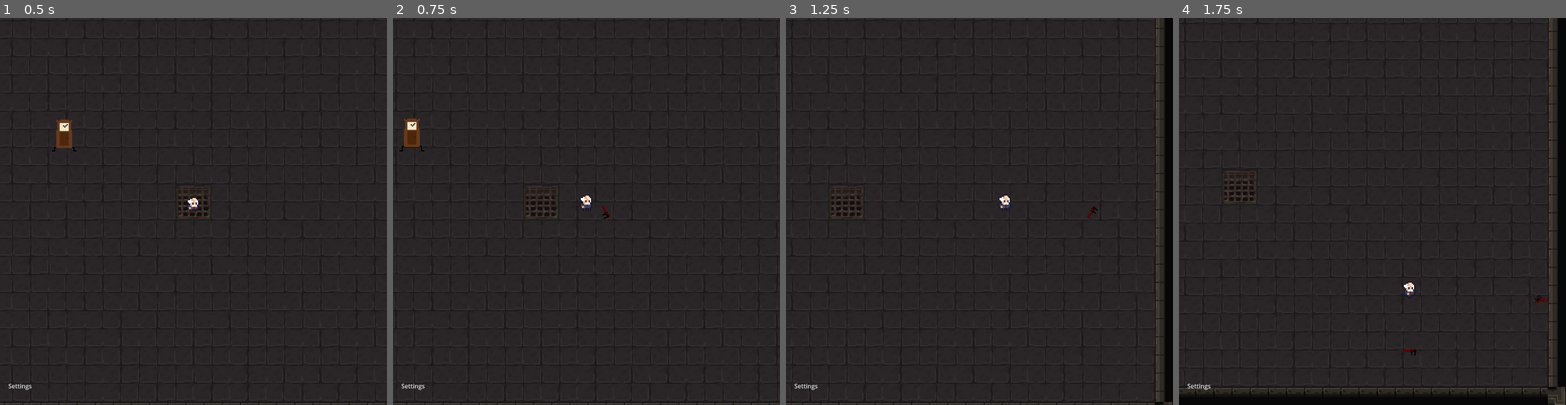
Above: before the commit, frames 1-4 (left to right).
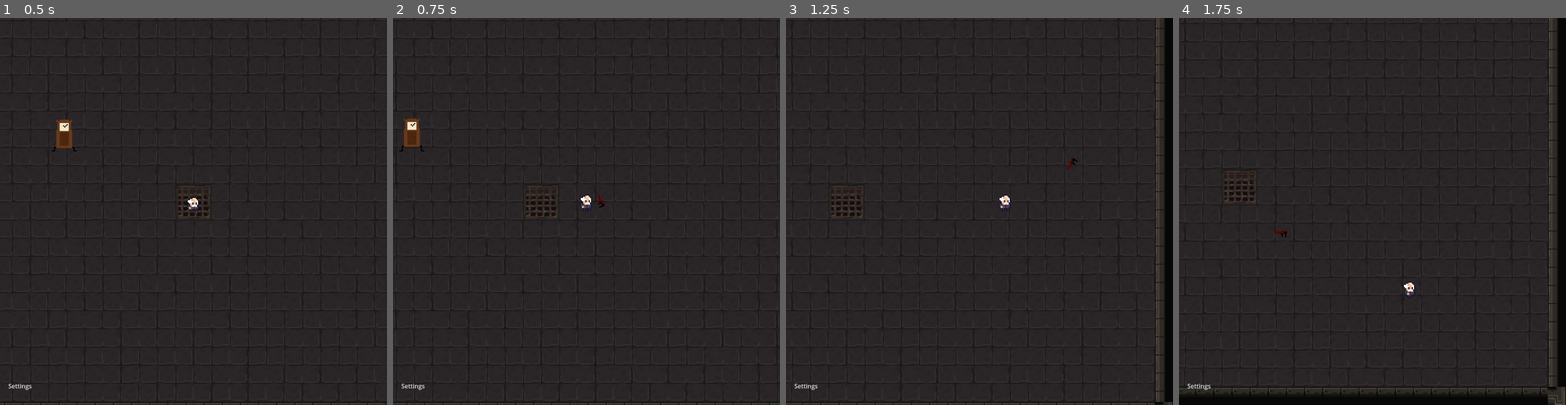
Above: after the commit, the same moments.

Repository: Jodios/JameGam30
Game: Godot game, scene res://levels/level_one/level_one.tscn
Same seed, same stepped clock (60 frames per second), same inputs: the game is played once before the commit and once after it.
Inputs (mouse positions are in pixels of both pictures, inside the frame that each line leads up to):
- Up to frame 1 (0.5 s): no input
- Up to frame 2 (0.75 s): tap Enter at 0.5 s; move the mouse to (671, 192) at 0.52 s; hold D (right) from 0.53 s (still down); click (671, 192) at 0.6 s
- Up to frame 3 (1.25 s): keep holding D (right)
- Up to frame 4 (1.75 s): move the mouse to (1295, 230) at 1.27 s; release D (right) at 1.28 s; hold S (down) from 1.28 s (still down); click (1295, 230) at 1.35 s

Frame 1 is identical in both runs. In frame 2, less than 0.1% of the frame differs, in the area x 52-57%, y 45-52%; in frame 3, less than 0.1%; in frame 4, less than 0.1%, in the area x 24-96%, y 54-88%.

Commit message:
added a way for the gear to take damage

Diff:
--- a/characters/old_man/old_man.gd
+++ b/characters/old_man/old_man.gd
@@ -6,6 +6,7 @@
 @onready var cam: Camera2D = $Camera2D
 @onready var player: Sprite2D = $old_man_sprite
 @onready var animation_player: AnimationPlayer = $AnimationPlayer
+@onready var step_sounds: AudioStreamPlayer2D = $stepsounds
 
 func _ready():
 	set_camera_limits()
@@ -32,8 +33,10 @@
 		player.flip_h = false
 
 	if direction != Vector2.ZERO:
+		if !step_sounds.playing: step_sounds.play(0)
 		animation_player.play("move")
 	else:
+		step_sounds.stop()
 		animation_player.play("idle")
 
 func set_camera_limits():
@@ -52,8 +55,8 @@
 
 func throw_wrench():
 	var wrench = preload("res://weapons/wrench/wrench.tscn").instantiate()
-	wrench.direction = direction
-	wrench.position = self.position.normalized()
+	wrench.direction = position.direction_to(get_global_mouse_position())
+	wrench.global_position = global_position
 	call_deferred("add_child", wrench)
 
 func playermethod():
--- a/characters/old_man/old_man.tscn
+++ b/characters/old_man/old_man.tscn
@@ -1,7 +1,8 @@
-[gd_scene load_steps=8 format=3 uid="uid://b1d25ms7dw6xy"]
+[gd_scene load_steps=9 format=3 uid="uid://b1d25ms7dw6xy"]
 
 [ext_resource type="Script" path="res://characters/old_man/old_man.gd" id="1_uw8rn"]
 [ext_resource type="Texture2D" uid="uid://4geqwf1qlgpu" path="res://assets/old_man/16x16.png" id="2_ldiyp"]
+[ext_resource type="AudioStream" uid="uid://dwbshm4gpwyru" path="res://assets/audio/stepping_noise.mp3" id="3_40ptg"]
 
 [sub_resource type="Animation" id="Animation_653vj"]
 length = 0.001
@@ -85,3 +86,7 @@
 
 [node name="Camera2D" type="Camera2D" parent="."]
 zoom = Vector2(4, 4)
+
+[node name="stepsounds" type="AudioStreamPlayer2D" parent="."]
+stream = ExtResource("3_40ptg")
+bus = &"Audio"
--- a/enemies/time/clock_enemy.gd
+++ b/enemies/time/clock_enemy.gd
@@ -11,7 +11,10 @@
 @onready var timer: Timer = $Timer
 @onready var grind_bones_audio: Node = $grind_bones_audio
 @onready var grind_gears_audio: Node = $grind_gears_audio
-@onready var audio_timer: Timer = $audio_timer
+@onready var aggro_area: Area2D = $aggro_area
+
+var target: CharacterBody2D = null
+var speaking: bool = false
 
 enum active_direction {
 	FRONT,
@@ -27,9 +30,8 @@
 
 func _ready():
 	timer.timeout.connect(change_state)
-	audio_timer.timeout.connect(test)
 	timer.start(randi_range(1, stand_time_max))
-	audio_timer.start(randi_range(1,voice_max))
+	aggro_area.body_entered.connect(set_aggro)
 
 func _physics_process(_delta):
 	if direction.x < 0:
@@ -56,13 +58,6 @@
 		animation_player.play("front_walk")
 		previous_direction = active_direction.FRONT
 
-func test():
-	var player: AudioStreamPlayer2D = grind_bones_audio.get_child(
-		randi_range(0, grind_bones_audio.get_child_count()-1)
-	)
-	player.play(0)
-	audio_timer.start(randi_range(1,voice_max))
-
 func change_state():
 	if !Global.input_enabled: return
 	if current_state == state.STANDING:
@@ -81,7 +76,25 @@
 # from the levels whenever a gear
 # gets hit
 func grind_his_gears():
-	pass
+	var player: AudioStreamPlayer2D = grind_gears_audio.get_child(
+		randi_range(0, grind_bones_audio.get_child_count()-1)
+	)
+	speak(player)
+
+func set_aggro(body):
+	if body.has_method("playermethod"):
+		var player: AudioStreamPlayer2D = grind_bones_audio.get_child(
+			randi_range(0, grind_bones_audio.get_child_count()-1)
+		)
+		speak(player)
+
+func speak(player):
+	if !speaking:
+		player.play(0)
+		speaking = true
+		player.finished.connect(func():
+			speaking = false
+		)
 
 func clockman():
 	pass
--- a/enemies/time/clock_enemy.tscn
+++ b/enemies/time/clock_enemy.tscn
@@ -188,6 +188,9 @@
 "front_walk": SubResource("Animation_yb68m")
 }
 
+[sub_resource type="CircleShape2D" id="CircleShape2D_ctwwp"]
+radius = 124.0
+
 [node name="clock_enemy" type="AnimatableBody2D"]
 y_sort_enabled = true
 sync_to_physics = false
@@ -217,8 +220,6 @@
 
 [node name="Timer" type="Timer" parent="."]
 
-[node name="audio_timer" type="Timer" parent="."]
-
 [node name="grind_bones_audio" type="Node" parent="."]
 
 [node name="grind_bones_1" type="AudioStreamPlayer2D" parent="grind_bones_audio"]
@@ -266,3 +267,9 @@
 [node name="grind_gears_6" type="AudioStreamPlayer2D" parent="grind_gears_audio"]
 stream = ExtResource("13_yjxyg")
 bus = &"Audio"
+
+[node name="aggro_area" type="Area2D" parent="."]
+
+[node name="CollisionShape2D" type="CollisionShape2D" parent="aggro_area"]
+position = Vector2(0, -9)
+shape = SubResource("CircleShape2D_ctwwp")
--- a/gear.gd
+++ b/gear.gd
@@ -1,9 +1,18 @@
 extends StaticBody2D
 
 @export var turn_speed: float = 1
+@export var health: float = 100.0
 
 func _ready():
+	#hit_box_area.body_entered.connect(take_damage)
 	pass
 
 func _physics_process(_delta):
 	rotation_degrees += turn_speed
+
+func take_damage(damage: float):
+	health -= damage
+	for body in get_parent().get_children():
+		if body.has_method("grind_his_gears"):
+			body.grind_his_gears()
+			return
--- a/levels/level_one/level_one.tscn
+++ b/levels/level_one/level_one.tscn
@@ -34,6 +34,7 @@
 position = Vector2(240, 344)
 
 [node name="gear" parent="." instance=ExtResource("3_olkqy")]
+top_level = true
 position = Vector2(461, 108)
 scale = Vector2(3, 3)
 
--- a/weapons/wrench/wrench.gd
+++ b/weapons/wrench/wrench.gd
@@ -1,14 +1,16 @@
 extends Sprite2D
 
 @export var direction: Vector2
+@export var damage: float = 10.0
 
 @onready var animation_player: AnimationPlayer = $AnimationPlayer
+
 
 func _ready():
 	$Area2D.body_entered.connect(check_collision)
 
 func _process(_delta):
-	position += direction  * 2
+	global_position += direction  * 5
 	rotation_degrees += 20
 
 	if position.x < -1000 || position.x > 1000 || position.y < -1000 || position.y > 1000:
@@ -20,8 +22,16 @@
 	direction = Vector2.ZERO
 	animation_player.speed_scale = 2
 	animation_player.play("blow_up")
+	if body.has_method("clockman"):
+		pass
+	if body.has_method("take_damage"):
+		body.take_damage(damage)
 	await animation_player.animation_finished
 	queue_free()
-	if body.has_method("clockman"):
-		#do something when clockman gets hit
-		pass
+
+# function will be generic to all
+# "weapons" that just returns the damage
+# so in other objects that take damage
+# can check for weapon function
+func weapon() -> float:
+	return damage
--- a/weapons/wrench/wrench.tscn
+++ b/weapons/wrench/wrench.tscn
@@ -45,6 +45,7 @@
 radius = 8.01561
 
 [node name="wrench" type="Sprite2D"]
+top_level = true
 script = ExtResource("1_oo0fm")
 
 [node name="Wrench" type="Sprite2D" parent="."]
Not shown: 1 places in enemies/time/clock_enemy.tscn that only renumber resources
Not shown: 1 places in gear.tscn that only renumber resources
Not shown: 1 places in levels/level_one/level_one.tscn that only renumber resources
